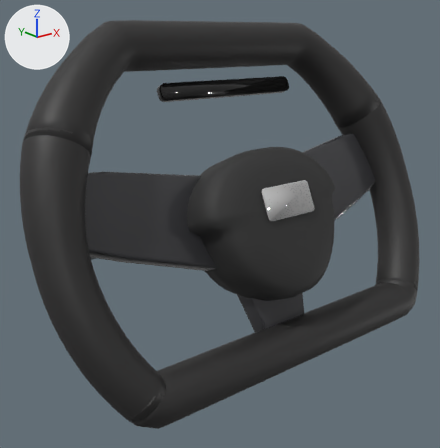
Two versions of the glTF model public/models/variants/steering_led_performance.glb, one commit apart.
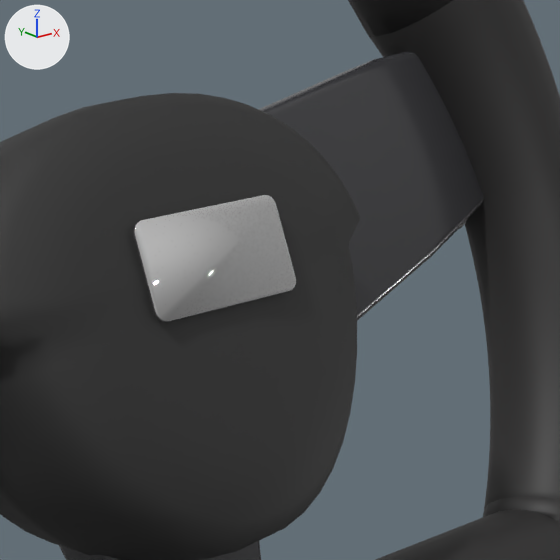
There are two pictures of each version: one whole from a 50 mm camera at (-0.6751, 0.1264, 0.7787) aimed at (-0.3938, 0.4781, 0.638), one close up on the part from 49% to 91% of the width and 26% to 67% of the height. The lights are fixed; the arrows at upper left show +X, +Y and +Z. The last two pictures show the newer version.

Objects in the first close-up: 'steering.emblem', 'steering.grip.right', 'steering.hub', 'steering.rim.lower', 'steering.rim.upper', 'steering.spoke.lower', 'steering.spoke.right'.
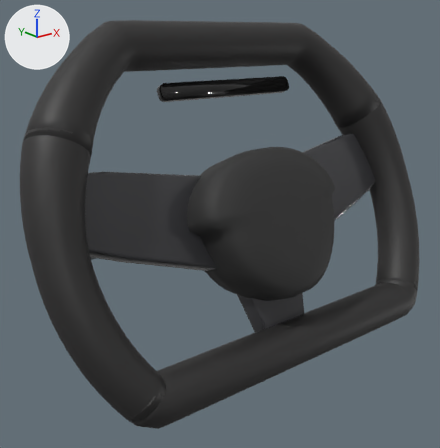
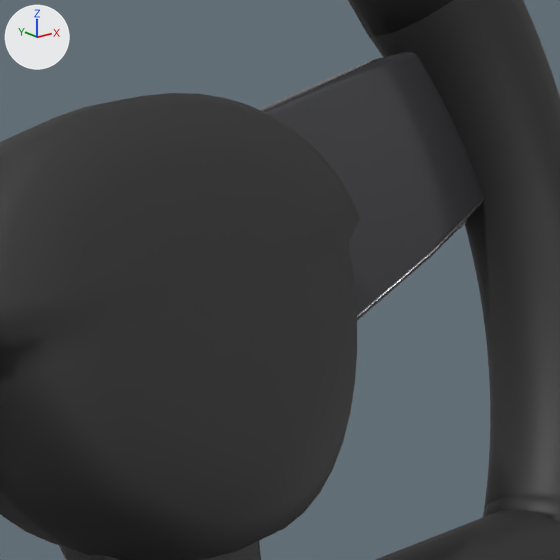
Where the change shows, as pixel boxes (x1, y1, x2, y2) in the close-ups (560 x 560 px):
'steering.emblem', deleted: before (132, 195, 296, 322)

What the commit changed:
Object 'steering.emblem' (ob_steering_emblem) is deleted.
